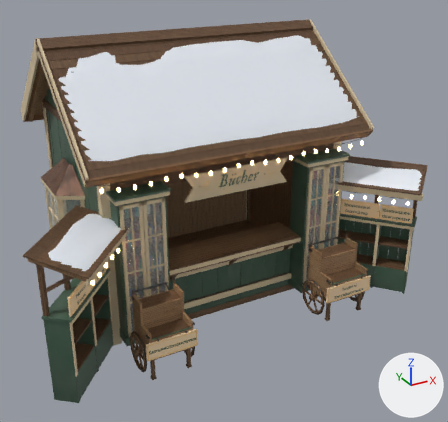
Before and after pictures for a commit that changed the glTF model site/public/models/stall_buecher.lite.glb.
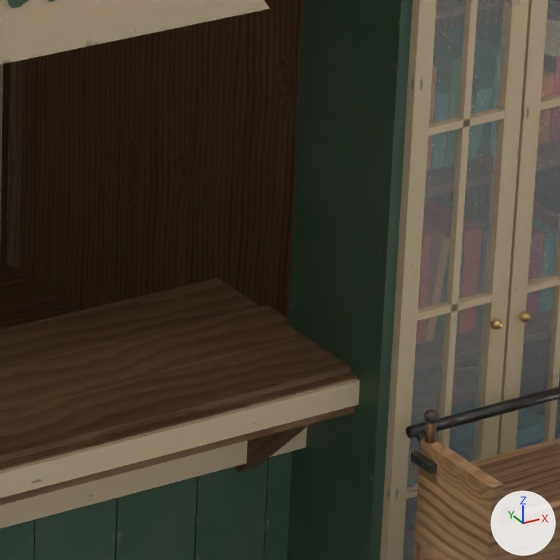
Old and new are each drawn whole from a 50 mm camera at (-3.95, -8.27, 5.13) aimed at (0.16, -0.79, 1.4) and again close up on the part from 55% to 74% of the width and 43% to 63% of the height. Every picture has the same lights, and +X, +Y and +Z are marked at lower right. The last two pictures show the newer version. Where no turn or scale is listed for an object, it has been applied to the vertices. Vertices at exactly the same position are counted once.

In view in the first close-up: 'buecher_books', 'buecher_brass', 'buecher_cart', 'buecher_counter', 'buecher_frame', 'buecher_iron', 'buecher_paint', 'buecher_wood' and 1 more.
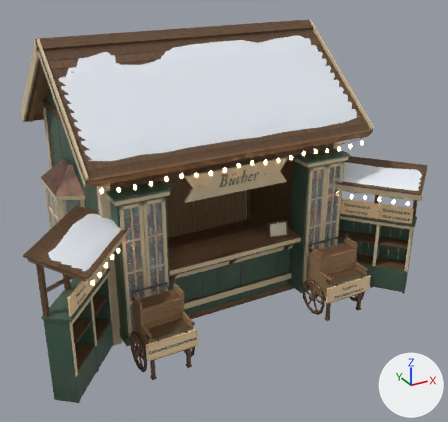
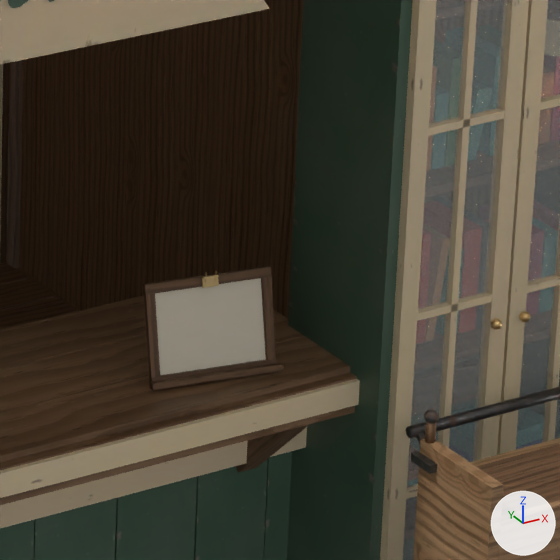
Where the newer file only moved an object's origin or applied its transform, the numbers keep the older frame.

What differs and where, as boxes [x1, y1, x2, y2] in the close-ups (560 x 560 px):
'write_reading_card', added (pale yellow): after [155, 278, 266, 375]
'buecher_brass', reshaped: before [491, 311, 531, 330]; after [202, 271, 531, 330]
part 1 of me_buecher_frame, added: after [143, 266, 272, 295]
part 2 of me_buecher_frame, added: after [144, 277, 283, 390]
part 3 of me_buecher_brass, added: after [202, 271, 219, 288]

Edits to the bpy script that builds the scene:
```text
Add mat_paper_card:
    mat_paper_card = principled_material('paper_card')
    mat_paper_card.base_color = (0.72, 0.66, 0.53)  # pale yellow #ddd4c0
    mat_paper_card.roughness = 0.85
Change me_buecher_frame:
    used by ob_buecher_frame; location = (0.0, -0.518, 1.45)
    remove me_buecher_frame.from_pydata(...)  # 1192 vertices, 1944 faces; spans x -2.86..2.86, y -1.78..1.78, z -1.45..1.45
    add me_buecher_frame.from_pydata(...)  # 1248 vertices, 2028 faces; spans x -2.86..2.86, y -1.78..1.78, z -1.45..1.45
    me_buecher_frame part 1: the loose piece of 8 vertices spanning x -1.77..1.77, y -0.76..-0.73, z -0.68..-0.58 is copied, and the copy is multiplied about its middle by the matrix ((0.085, 0.004, -0.015), (-0.015, 0.02, -0.082), (0.0, 0.083, 0.021)), then moved by (0.79, -0.04, 0.45); it spans x 0.64..0.94, y -0.82..-0.74, z -0.19..-0.17
    me_buecher_frame part 2: 40 vertices added at x 0.62..0.94, y -0.89..-0.68, z -0.4..-0.19
    other edits to the shape of me_buecher_frame do not show in these pictures
Change me_buecher_brass:
    used by ob_buecher_brass; location = (0.0, -1.595, 1.15)
    remove me_buecher_brass.from_pydata(...)  # 168 vertices, 320 faces; spans x -1.47..1.47, y -0.01..0.01, z -0.01..0.01
    add me_buecher_brass.from_pydata(...)  # 200 vertices, 360 faces; spans x -1.47..1.47, y -0.01..0.29, z -0.01..0.15
    me_buecher_brass part 3: 32 vertices added at x 0.77..0.81, y 0.27..0.29, z 0.11..0.15
    other edits to the shape of me_buecher_brass do not show in these pictures
Add me_write_reading_card:
    me_write_reading_card.from_pydata([(-0.132, 0.001, -0.092), (0.124, -0.046, -0.092), (0.132, -0.001, 0.092), (-0.124, 0.046, 0.092)], [], [(0, 1, 2), (0, 2, 3)])
    me_write_reading_card.materials.append(mat_paper_card)  # pale yellow #ddd4c0
Add ob_write_reading_card:
    ob_write_reading_card = bpy.data.objects.new('write_reading_card', me_write_reading_card)
    ob_write_reading_card.location = (0.79, -1.321, 1.166)
```
